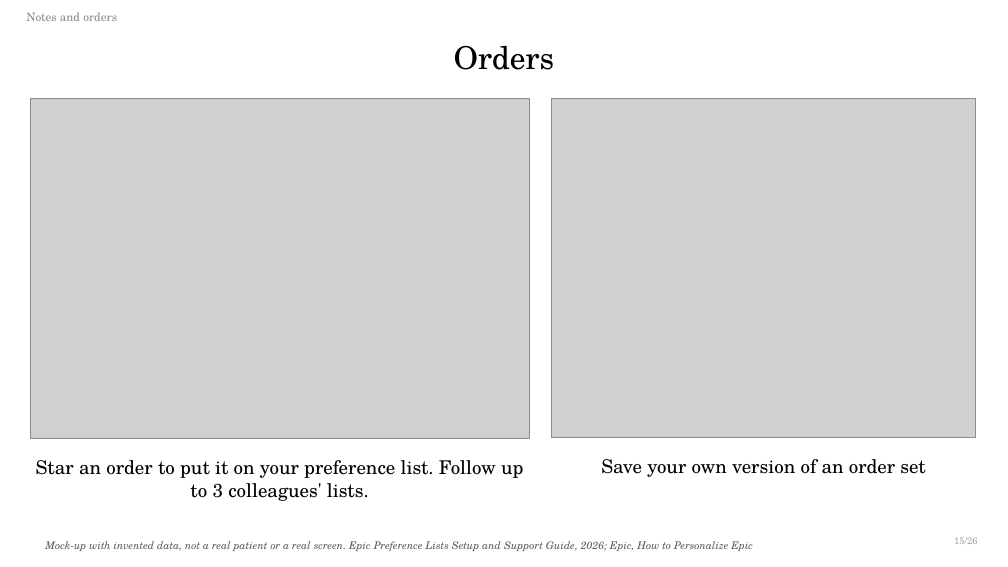
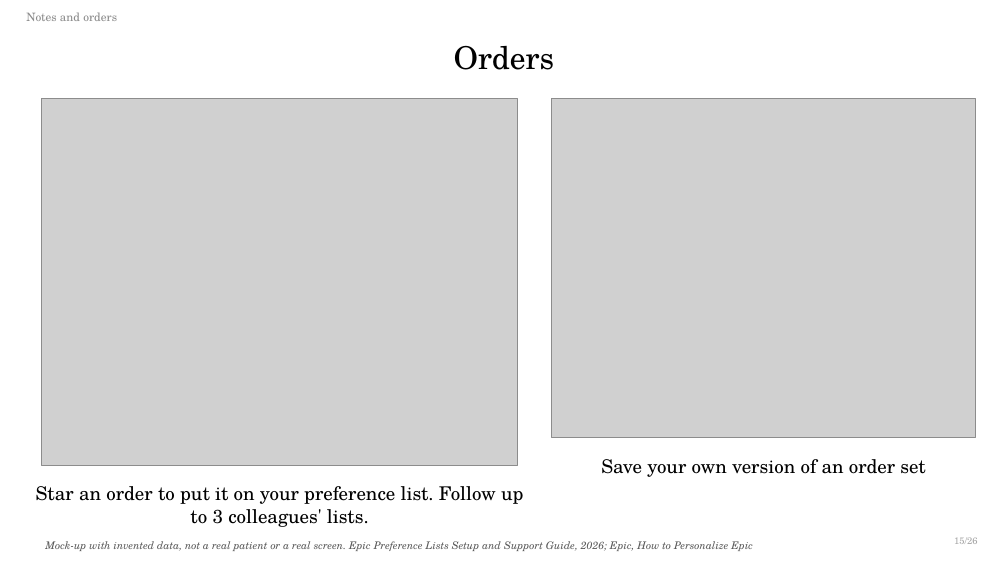
Before and after one commit to qaddodi/mohammad-almeqdadi-lectures, a slide deck: slide 31 of lectures/ehr-tools-tlm-2026/Epically Efficient EHR Tools.pptx. Drawn at 1008x567 pixels with LibreOffice and Linux fonts; fonts in the diff are those of the drawing; grey boxes stand for pictures. Boxes give left, top, right and bottom in pixels: in the first picture for what was removed or moved away, otherwise in the second. Text is boxed around its words. In the diff, an @@ line names an element or a change of style, - is before the commit and + after.

```diff
--- a/lectures/ehr-tools-tlm-2026/Epically Efficient EHR Tools.pptx
+++ b/lectures/ehr-tools-tlm-2026/Epically Efficient EHR Tools.pptx
@@ picture: place and size @@
-picture at box(30, 98, 529, 439)
+picture at box(42, 98, 517, 465)
@@ text "Star an order to put ...": place and size @@
-text "Star an order to put ..." at box(36, 460, 523, 501)
+text "Star an order to put ..." at box(36, 486, 523, 527)
```
Also in this commit, not shown: 6 other files.
